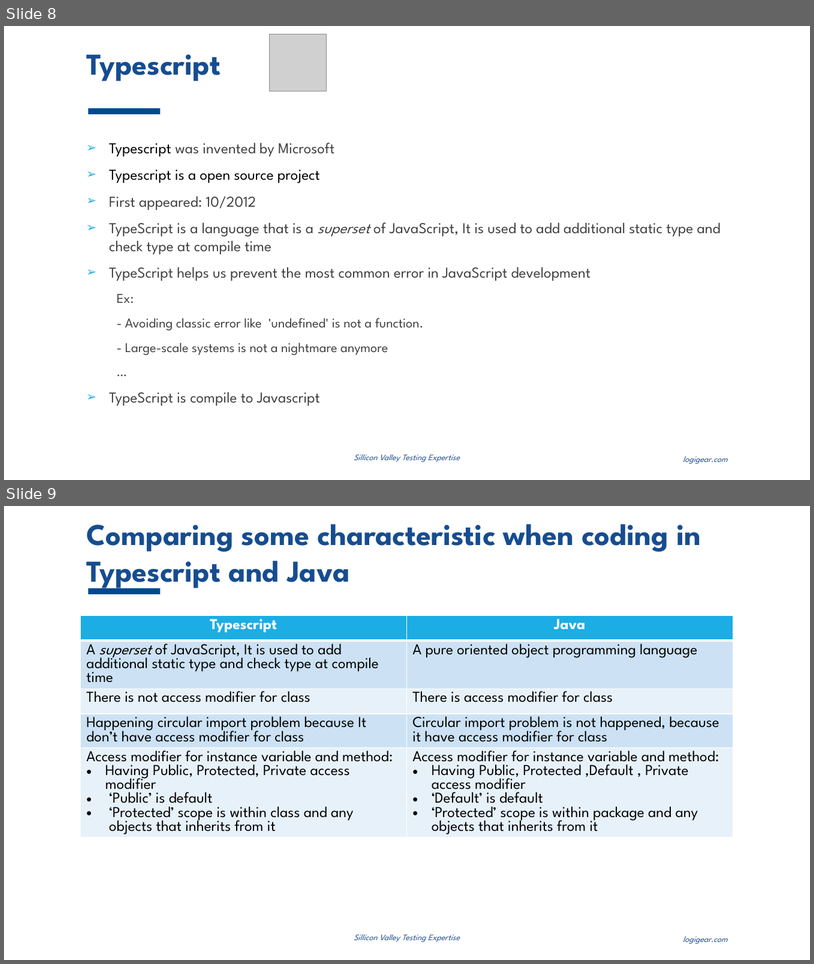
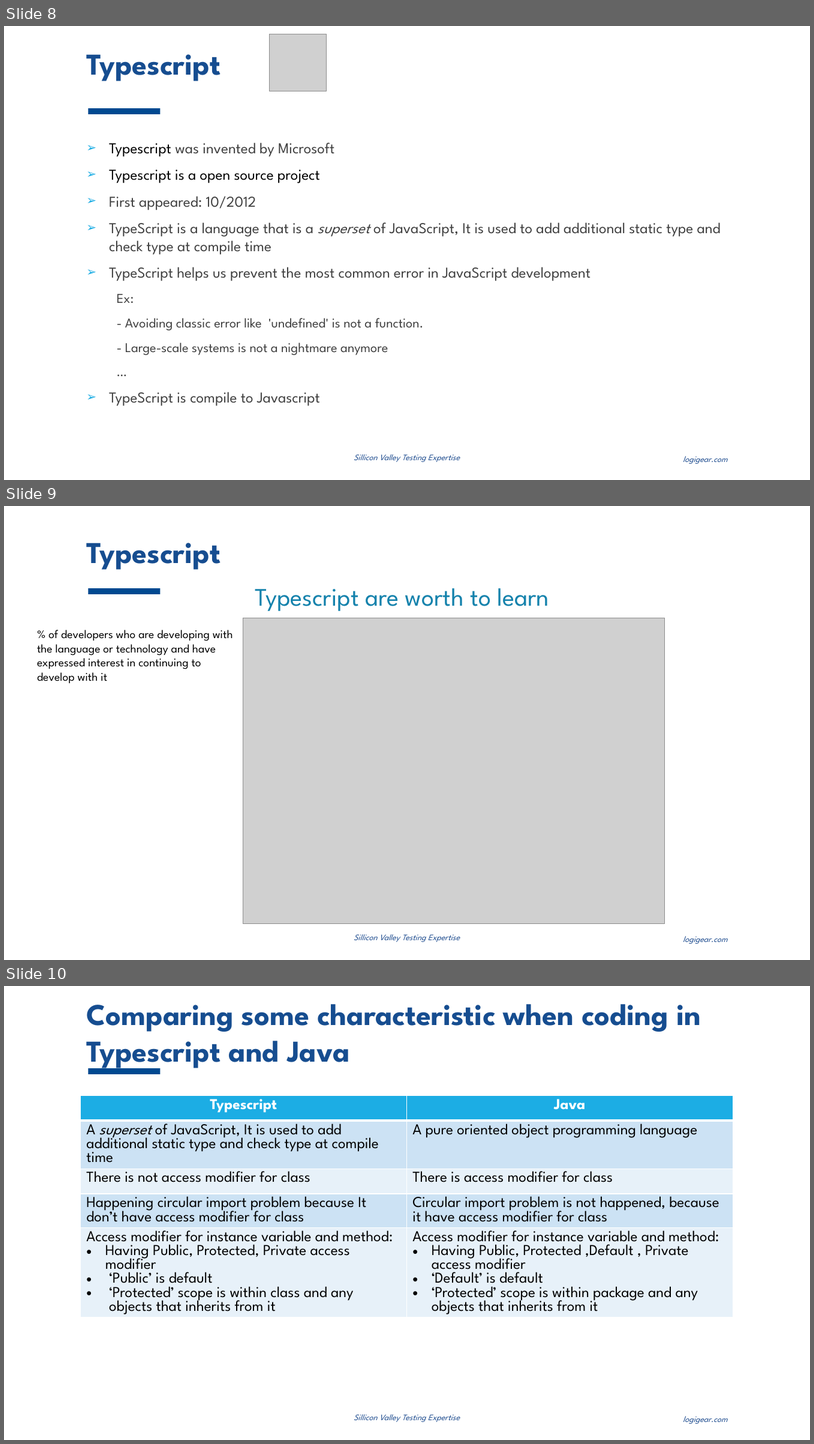
Before and after one commit to thewalldao/ICT_PROTRACTOR, a slide deck: Document/Study_document/inContact.pptx. Shown one above the other, each under a label of ours: slides 8 and 9 before the commit, slides 8, 9 and 10 after it. The pictures are 814x964 and 814x1444 pixels, drawn with LibreOffice and Linux fonts; fonts in the diff are those of the drawing; grey boxes stand for pictures; background and template pictures are left out. Boxes give left, top, right and bottom in pixels: in the first picture for what was removed or moved away, otherwise in the second. Text is boxed around its words. In the diff, an @@ line names an element or a change of style, - is before the commit and + after.

```diff
--- a/Document/Study_document/inContact.pptx
+++ b/Document/Study_document/inContact.pptx
@@ slide 9 added at <box>4,506,810,960</box>, background #FFFFFF; not listed: 3 template elements that a slide beside it also shows @@
@@ title added at <box>86,543,221,570</box>, 36 pt, text #164D90, bold @@
+Typescript
@@ text added at <box>255,588,549,611</box>, 30 pt, text #1482AC @@
+Typescript are worth to learn
@@ text added at <box>37,630,233,683</box>, 14 pt, text #000000 @@
+% of developers who are developing with the language or technology and have expressed interest in continuing to develop with it
@@ picture added at <box>243,618,665,924</box> @@
@@ what was slide 9 is now slide 10 @@
```
Also in this commit, not shown: 6 slides changed, 3 other slides added.
